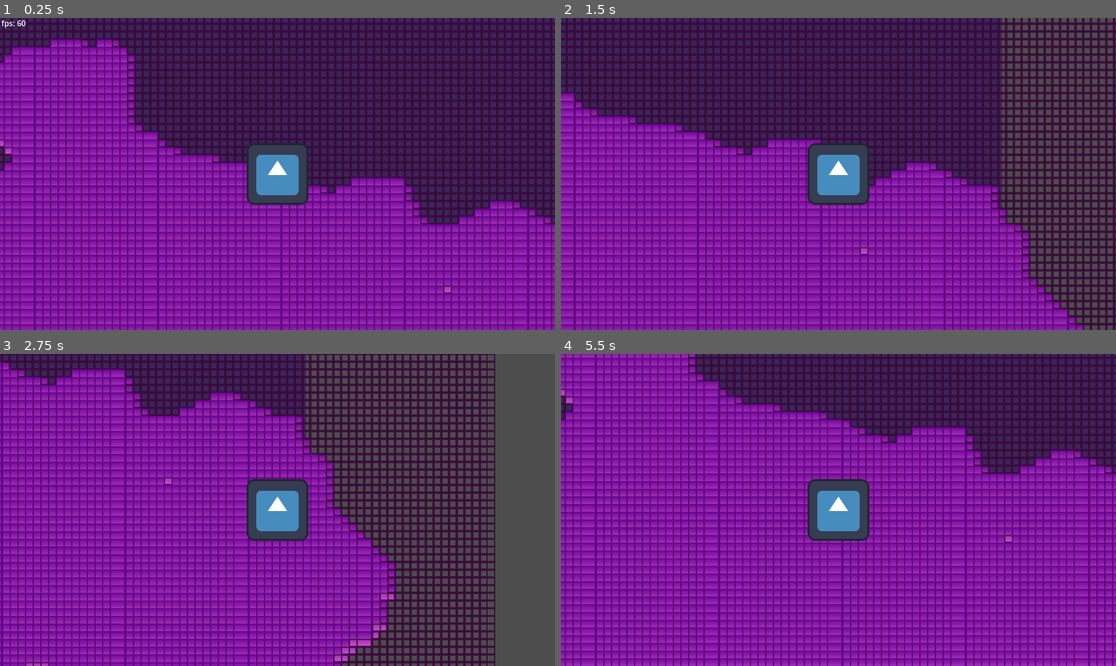
Above: before the commit, frames 1-4 (two rows, left to right).
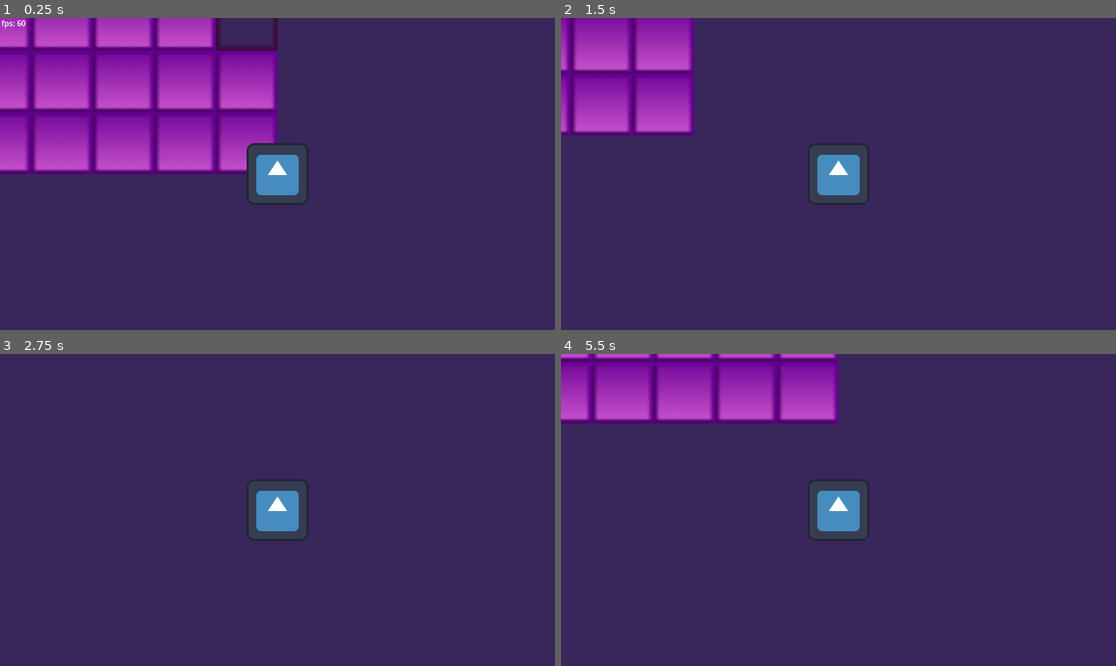
Above: after the commit, the same moments.

Repository: ninjassifi/Insanifactor
Game: Godot game, scene res://Main.tscn
Same seed, same stepped clock (60 frames per second), same inputs: the game is played once before the commit and once after it. The engine's default icon, where the game draws it, is replaced by a stand-in: a white triangle on a blue panel in a dark square.
Inputs:
- Up to frame 1 (0.25 s): no input
- Up to frame 2 (1.5 s): tap Enter at 0.5 s; hold D (moveRight) 0.53-1.28 s; hold S (moveDown) from 1.28 s (still down)
- Up to frame 3 (2.75 s): release S (moveDown) at 2.03 s; hold D (moveRight) from 2.03 s (still down)
- Up to frame 4 (5.5 s): release D (moveRight) at 2.78 s; hold W (moveUp) 2.78-3.53 s; hold A (moveLeft) 3.53-5.03 s; hold S (moveDown) from 5.03 s (still down)

The runs differ from the first frame. In frame 1, 76% of the frame differs, in the area x 0-100%, y 0-100%; in frame 2, 81%; in frame 3, 90%; in frame 4, 87%.

Commit message:
Insanifacor 1.02
I fixed the textures overlapping,
and fixed texture size

Diff:
--- a/Insanifactor GD/Main.tscn
+++ b/Insanifactor GD/Main.tscn
@@ -1,10 +1,10 @@
-[gd_scene load_steps=10 format=3 uid="uid://ci8luv8o1kxis"]
+[gd_scene load_steps=10 format=3 uid="uid://cheshmqc02hpu"]
 
 [ext_resource type="Script" path="res://Scripts/Main.gd" id="1_4rfff"]
 [ext_resource type="PackedScene" uid="uid://cedoxu0lnsch0" path="res://control.tscn" id="1_ama7d"]
-[ext_resource type="PackedScene" uid="uid://dp5gl16d1ovuk" path="res://player.tscn" id="3_du2w6"]
+[ext_resource type="PackedScene" uid="uid://be244ik6uamjt" path="res://player.tscn" id="3_du2w6"]
 [ext_resource type="Texture2D" uid="uid://do74ckbsn63ng" path="res://Textures/Floor and Wall.png" id="4_sf6a5"]
-[ext_resource type="Script" path="res://TileMap.gd" id="5_vgp4j"]
+[ext_resource type="Script" path="res://Scripts/TileMap.gd" id="5_pymua"]
 [ext_resource type="Shader" path="res://Shaders/ColorTint.gdshader" id="6_e0x48"]
 
 [sub_resource type="TileSetAtlasSource" id="TileSetAtlasSource_nejaq"]
@@ -14,6 +14,7 @@
 0:1/0 = 0
 
 [sub_resource type="TileSet" id="TileSet_6o40r"]
+tile_size = Vector2i(32, 32)
 sources/0 = SubResource("TileSetAtlasSource_nejaq")
 
 [sub_resource type="ShaderMaterial" id="ShaderMaterial_7wxjv"]
@@ -39,15 +40,16 @@
 [node name="Camera" type="Camera2D" parent="Player"]
 
 [node name="TileMap" type="TileMap" parent="."]
+scale = Vector2(4, 4)
 tile_set = SubResource("TileSet_6o40r")
 format = 2
-script = ExtResource("5_vgp4j")
+script = ExtResource("5_pymua")
 
 [node name="Sky color" type="ColorRect" parent="TileMap"]
 z_index = -1
 material = SubResource("ShaderMaterial_7wxjv")
-offset_left = -733.0
-offset_top = -408.0
-offset_right = 639.0
-offset_bottom = 419.0
+offset_left = -714.0
+offset_top = -407.0
+offset_right = 658.0
+offset_bottom = 420.0
 color = Color(0.905882, 0.482353, 1, 1)
--- /dev/null
+++ b/Insanifactor GD/Scripts/TileMap.gd
@@ -0,0 +1,59 @@
+extends TileMap
+
+# Tile stuff
+@export var tileSize = 64;
+
+# Size of map basically (in tiles)
+const width = 128;
+const height = 128;
+
+# Size of chunks (in tiles)
+const chunkSizeX = 16;
+const chunkSizeY = 16;
+
+# Weather or not to generate on the fly or generate all at once
+const allAtOnce = true;
+
+# Perlin noise maps
+var biome = FastNoiseLite.new();
+var altitude = FastNoiseLite.new();
+
+func _ready():
+
+	# Generate the floor, because I ain't doing it myself
+
+	# From -64,-64 to 64, 64 (tile pos)
+	var from = convertToTilepos(Vector2i(width / 2 - width, height / 2 - height));
+	var to = convertToTilepos(Vector2i(width, height));
+
+	#generateFloor(from, to);
+
+	# Randomize the perlin noise
+
+	biome.seed = randi();
+	altitude.seed = randi();
+
+	generateChunk(from, to);
+
+func _process(delta):
+	pass
+
+func generateChunk(from, to):
+	var tilePos = local_to_map(from);
+	for y in range(to.y / tileSize):
+		for x in range(to.x / tileSize):
+			var alt = altitude.get_noise_2d(tilePos.x + x, tilePos.y + y);
+
+			set_cell(0, Vector2i(tilePos.x + x, tilePos.y + y), 0, Vector2i(0, floor(alt + 1)));
+
+func generateFloor(from, to):
+	var tilePos = local_to_map(from);
+	for y in range(to.y / tileSize):
+		for x in range(to.x / tileSize):
+			# Layer, Position, texture sheet, where on texture sheet
+			set_cell(0 , Vector2i(tilePos.x + x, tilePos.y + y), 0 , Vector2i(0,0));
+
+func convertToTilepos(position):
+	position.x *= tileSize;
+	position.y *= tileSize;
+	return position;
--- /dev/null
+++ b/Insanifactor GD/Scripts/player.gd
@@ -0,0 +1,22 @@
+extends RigidBody2D
+
+@export var speed = 400;
+var screen_size;
+
+func _ready():
+	screen_size = get_viewport_rect().size
+
+func _process(delta):
+	var velocity = Vector2.ZERO # The player's movement vector.
+	if Input.is_action_pressed("moveRight"):
+		velocity.x += 1
+	if Input.is_action_pressed("moveLeft"):
+		velocity.x -= 1
+	if Input.is_action_pressed("moveDown"):
+		velocity.y += 1
+	if Input.is_action_pressed("moveUp"):
+		velocity.y -= 1
+
+	velocity = velocity.normalized() * speed; # This turns it so that your velocity isn't faster when pressing w and d at the same time
+
+	position += velocity * delta; # Make it so that you move the same speed even if your computer is slow
--- a/Insanifactor GD/player.tscn
+++ b/Insanifactor GD/player.tscn
@@ -1,13 +1,13 @@
-[gd_scene load_steps=4 format=3 uid="uid://dp5gl16d1ovuk"]
+[gd_scene load_steps=4 format=3 uid="uid://be244ik6uamjt"]
 
 [ext_resource type="Texture2D" uid="uid://cu3m5r4a1gcfr" path="res://Textures/icon.svg" id="1_er0c3"]
-[ext_resource type="Script" path="res://player.gd" id="1_ktrsl"]
+[ext_resource type="Script" path="res://Scripts/player.gd" id="1_wjod8"]
 
 [sub_resource type="RectangleShape2D" id="RectangleShape2D_ljxnj"]
 size = Vector2(128, 128)
 
 [node name="Player" type="RigidBody2D"]
-script = ExtResource("1_ktrsl")
+script = ExtResource("1_wjod8")
 
 [node name="Collision" type="CollisionShape2D" parent="."]
 shape = SubResource("RectangleShape2D_ljxnj")
